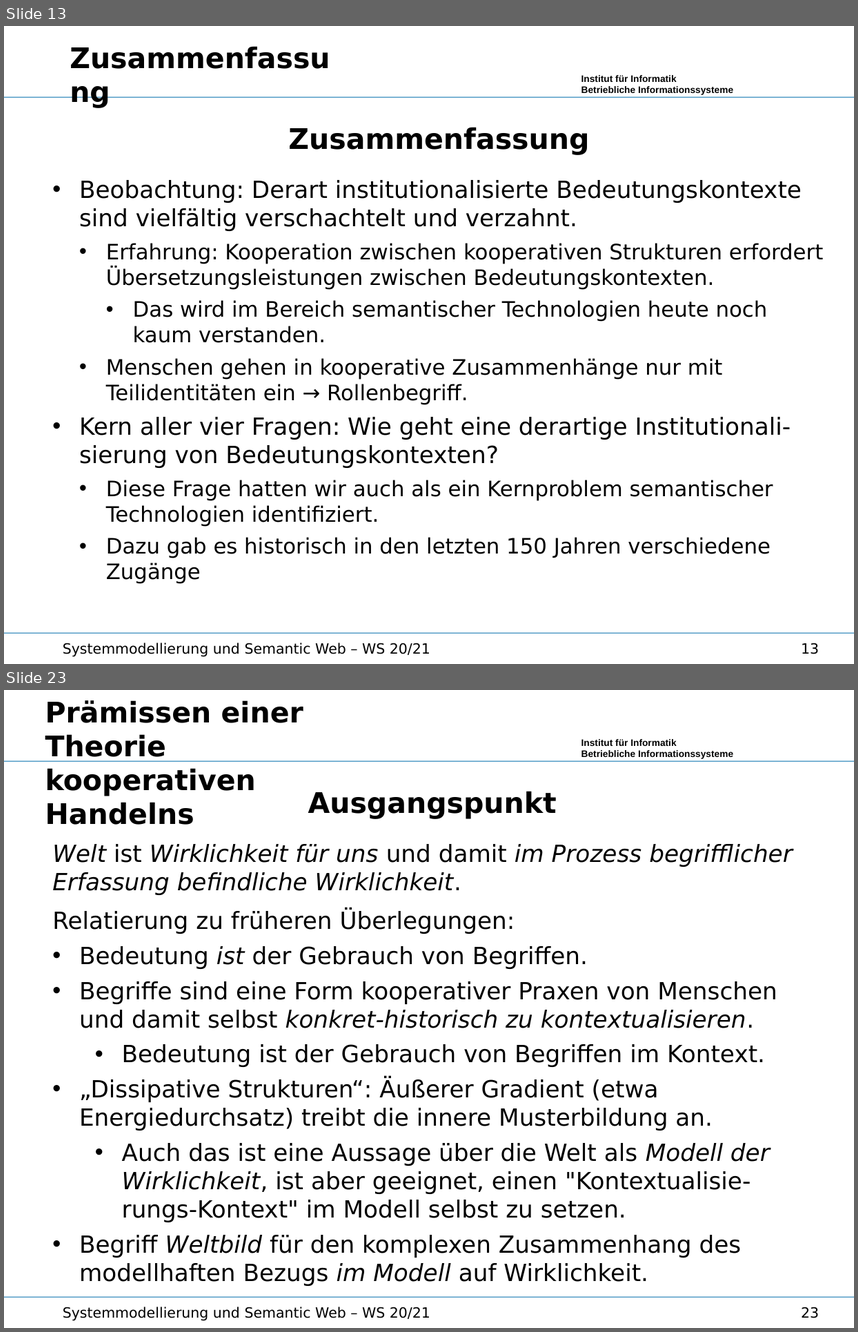
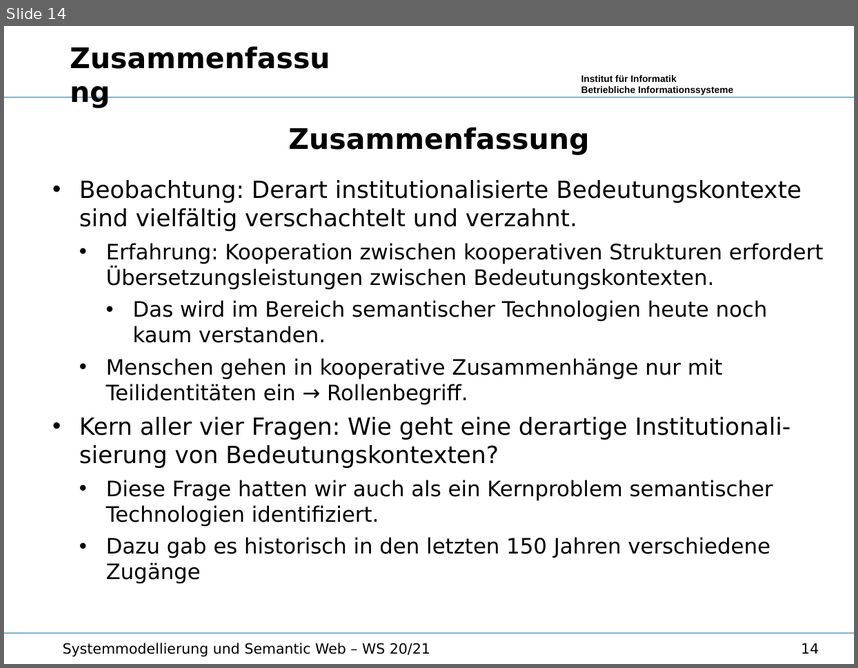
Before and after one commit to wumm-project/Leipzig-Seminar, a slide deck: Wintersemester-2020/Vorlesung/Storytelling.odp. Shown one above the other, each under a label of ours: slides 13 and 23 before the commit, slide 14 after it; the slides between them are not shown. The pictures are 858x1332 and 858x668 pixels, drawn with LibreOffice and Linux fonts; fonts in the diff are those of the drawing; background and template pictures are left out. Boxes give left, top, right and bottom in pixels: in the first picture for what was removed or moved away, otherwise in the second. Text is boxed around its words. In the diff, an @@ line names an element or a change of style, - is before the commit and + after.

```diff
--- a/Wintersemester-2020/Vorlesung/Storytelling.odp
+++ b/Wintersemester-2020/Vorlesung/Storytelling.odp
@@ slide 23 removed at (x1=4, y1=690, x2=854, y2=1328), background #FFFFFF; not listed: 3 template elements that a slide beside it also shows @@
@@ text removed at (x1=45, y1=700, x2=303, y2=825) @@
-Prämissen einer Theorie
-kooperativen Handelns
@@ text removed at (x1=52, y1=791, x2=793, y2=1285) @@
-Ausgangspunkt
-Welt ist Wirklichkeit für uns und damit im Prozess begrifflicher Erfassung befindliche Wirklichkeit.
-Relatierung zu früheren Überlegungen:
-• Bedeutung ist der Gebrauch von Begriffen.
-• Begriffe sind eine Form kooperativer Praxen von Menschen und damit selbst konkret-historisch zu kontextualisieren.
-  • Bedeutung ist der Gebrauch von Begriffen im Kontext.
-• „Dissipative Strukturen“: Äußerer Gradient (etwa Energiedurchsatz) treibt die innere Musterbildung an.
-  • Auch das ist eine Aussage über die Welt als Modell der Wirklichkeit, ist aber geeignet, einen "Kontextualisie-rungs-Kontext" im Modell selbst zu setzen.
-• Begriff Weltbild für den komplexen Zusammenhang des modellhaften Bezugs im Modell auf Wirklichkeit.
@@ text removed at (x1=63, y1=1306, x2=430, y2=1321) @@
-Systemmodellierung und Semantic Web – WS 20/21
@@ page number removed at (x1=801, y1=1306, x2=819, y2=1318) @@
-23
@@ what was slide 13 is now slide 14 @@
@@ page number at (x1=801, y1=643, x2=819, y2=653): text changed @@
-13
+14
```
Also in this commit, not shown: 6 slides changed, 1 slide added, 20 other slides removed, 6 other files.
